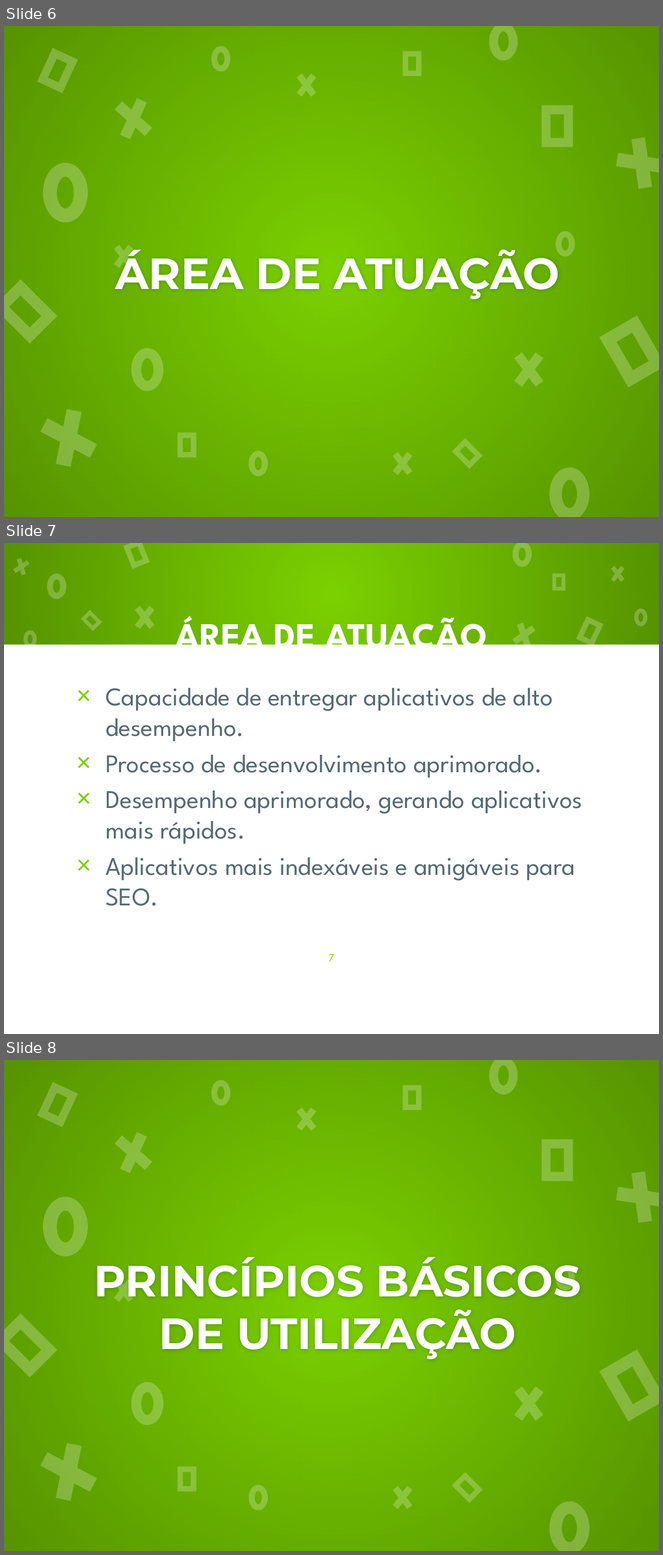
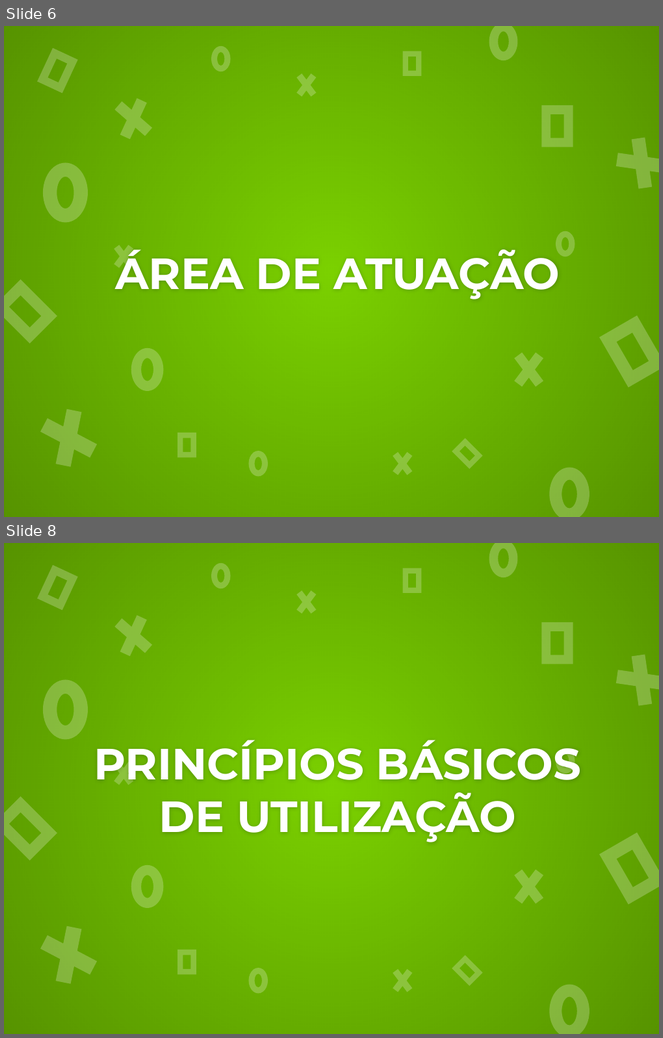
Before and after one commit to C4PISTRANO/DW2A4, a slide deck: Tecnologia Javascript/NextJs.pptx. Shown one above the other, each under a label of ours: slides 6, 7 and 8 before the commit, slides 6 and 8 after it; the slides between them are not shown. The pictures are 663x1555 and 663x1038 pixels, drawn with LibreOffice and Linux fonts; fonts in the diff are those of the drawing. Boxes give left, top, right and bottom in pixels: in the first picture for what was removed or moved away, otherwise in the second. Text is boxed around its words. In the diff, an @@ line names an element or a change of style, - is before the commit and + after.

```diff
--- a/Tecnologia Javascript/NextJs.pptx
+++ b/Tecnologia Javascript/NextJs.pptx
@@ slide 7 removed at (4, 543, 659, 1034), background #7BD100 @@
@@ rectangle removed at (4, 543, 659, 644) @@
@@ cross removed at (8, 552, 35, 582) @@
@@ frame removed at (124, 543, 150, 568) @@
@@ donut removed at (512, 543, 532, 566) @@
@@ cross removed at (608, 561, 628, 587) @@
@@ donut removed at (47, 574, 66, 599) @@
@@ frame removed at (553, 574, 566, 591) @@
@@ cross removed at (131, 599, 159, 635) @@
@@ frame removed at (81, 609, 102, 631) @@
@@ title removed at (176, 612, 488, 659) @@
-ÁREA DE ATUAÇÃO
@@ cross removed at (505, 613, 543, 657) @@
@@ frame removed at (576, 616, 603, 646) @@
@@ donut removed at (634, 609, 648, 626) @@
@@ donut removed at (24, 630, 36, 648) @@
@@ rectangle removed at (4, 644, 659, 1034) @@
@@ text removed at (105, 688, 582, 906) @@
-× Capacidade de entregar aplicativos de alto desempenho.
-× Processo de desenvolvimento aprimorado.
-× Desempenho aprimorado, gerando aplicativos mais rápidos.
-× Aplicativos mais indexáveis e amigáveis para SEO.
@@ page number removed at (329, 954, 335, 962) @@
-7
```
Also in this commit, not shown: 10 slides changed, 3 slides added, 5 other files.
